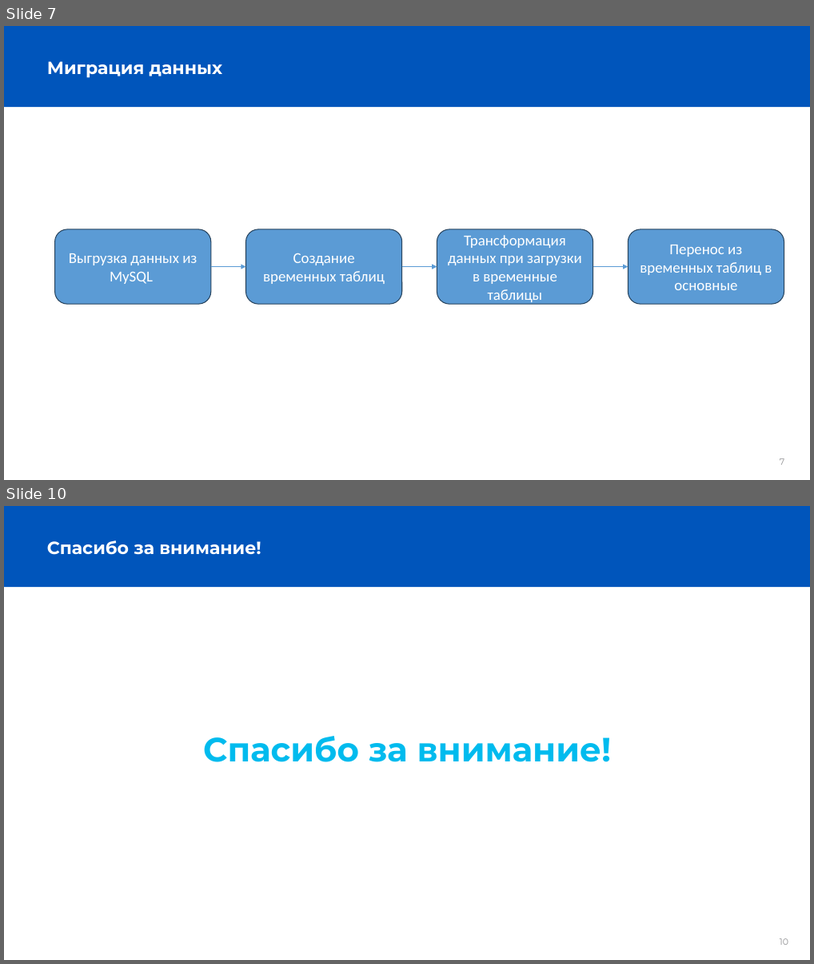
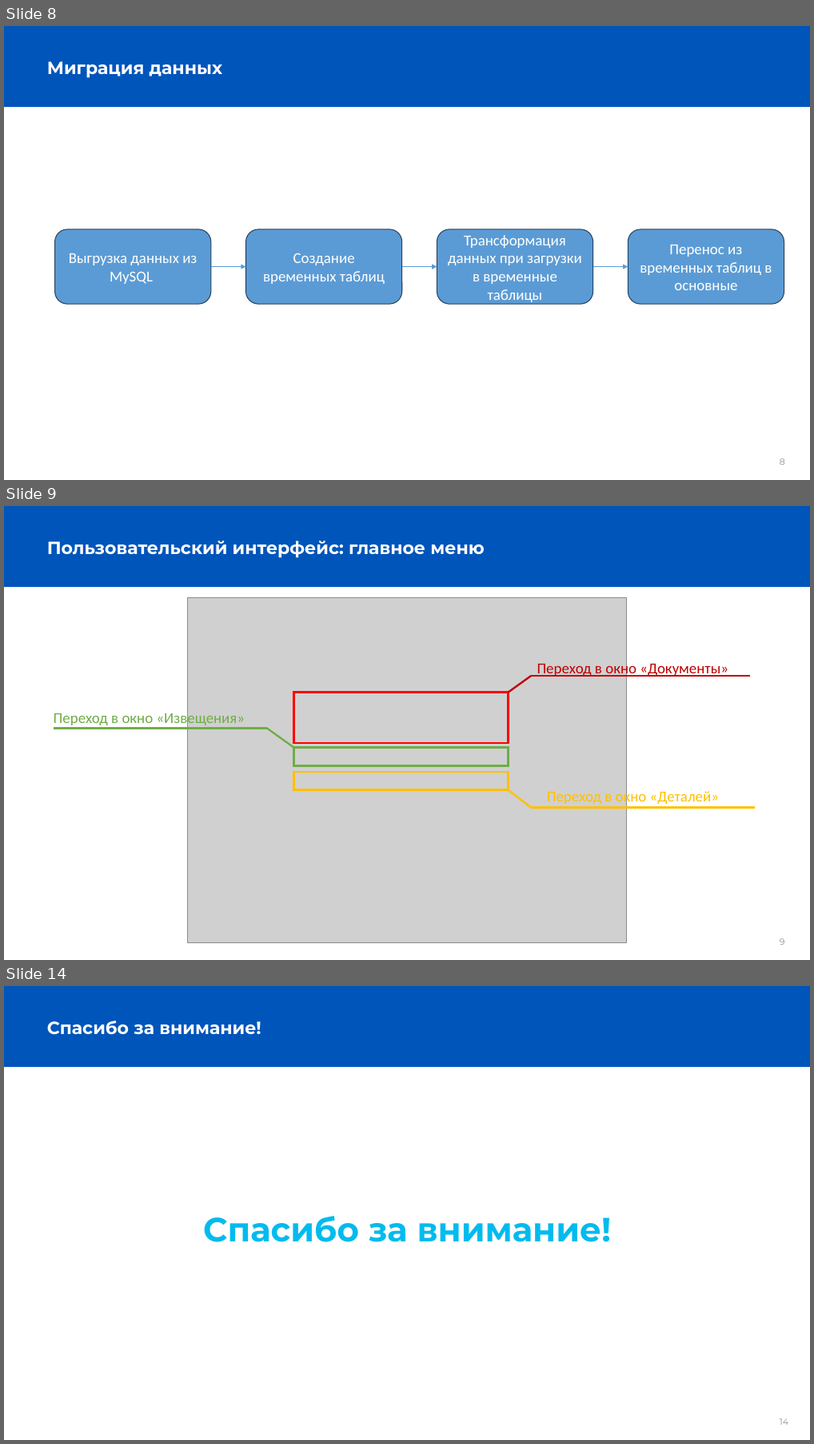
Before and after one commit to MLZayn/Diplome, a slide deck: Диплом.pptx. Shown one above the other, each under a label of ours: slides 7 and 10 before the commit, slides 8, 9 and 14 after it; the slides between them are not shown. The pictures are 814x964 and 814x1444 pixels, drawn with LibreOffice and Linux fonts; fonts in the diff are those of the drawing; grey boxes stand for pictures; background and template pictures are left out. Boxes give left, top, right and bottom in pixels: in the first picture for what was removed or moved away, otherwise in the second. Text is boxed around its words. In the diff, an @@ line names an element or a change of style, - is before the commit and + after.

```diff
--- a/Диплом.pptx
+++ b/Диплом.pptx
@@ slide 9 added at bbox=[4, 506, 810, 960], background #FFFFFF; not listed: 2 template elements that a slide beside it also shows @@
@@ title added at bbox=[47, 540, 484, 558], 21 pt, text #FFFFFF, bold @@
+Пользовательский интерфейс: главное меню
@@ picture added at bbox=[188, 598, 627, 943] @@
@@ text added at bbox=[538, 660, 729, 677], 18 pt, text #C00000 @@
+Переход в окно «Документы»
@@ rectangle added at bbox=[294, 692, 509, 743], outline #FF0000 2.25 pt @@
@@ line added from (509, 692) to (531, 676), #C00000 2.25 pt @@
@@ line added from (531, 676) to (750, 676), #C00000 2.25 pt @@
@@ text added at bbox=[54, 711, 246, 728], 18 pt, text #70AD47 @@
+Переход в окно «Извещения»
@@ line added from (267, 728) to (54, 728), #70AD47 2.25 pt @@
@@ line added from (294, 748) to (267, 728), #70AD47 2.25 pt @@
@@ rectangle added at bbox=[294, 748, 509, 765], outline #70AD47 2.25 pt @@
@@ rectangle added at bbox=[294, 772, 509, 790], outline #FFC000 2.25 pt @@
@@ line added from (509, 790) to (531, 808), #FFC000 2.25 pt @@
@@ text added at bbox=[547, 789, 719, 806], 18 pt, text #FFC000 @@
+Переход в окно «Деталей»
@@ line added from (531, 808) to (755, 808), #FFC000 2.25 pt @@
@@ what was slide 7 is now slide 8 @@
@@ page number at bbox=[780, 458, 786, 464]: text changed @@
-7
+8
@@ what was slide 10 is now slide 14 @@
@@ page number at bbox=[780, 1418, 789, 1424]: text changed @@
-10
+14
```
Also in this commit, not shown: 1 slide changed, 4 other slides added, 1 slide removed.
